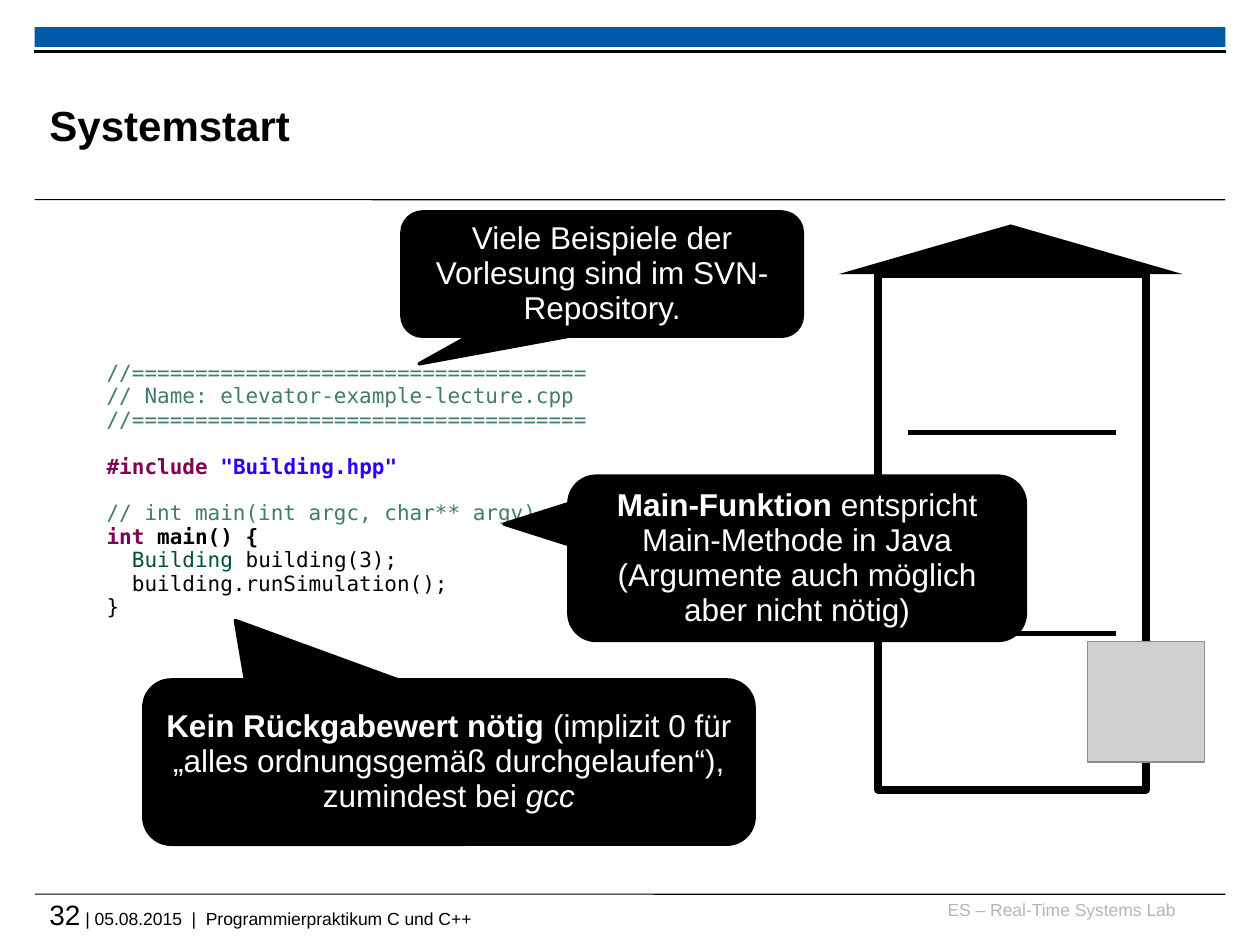
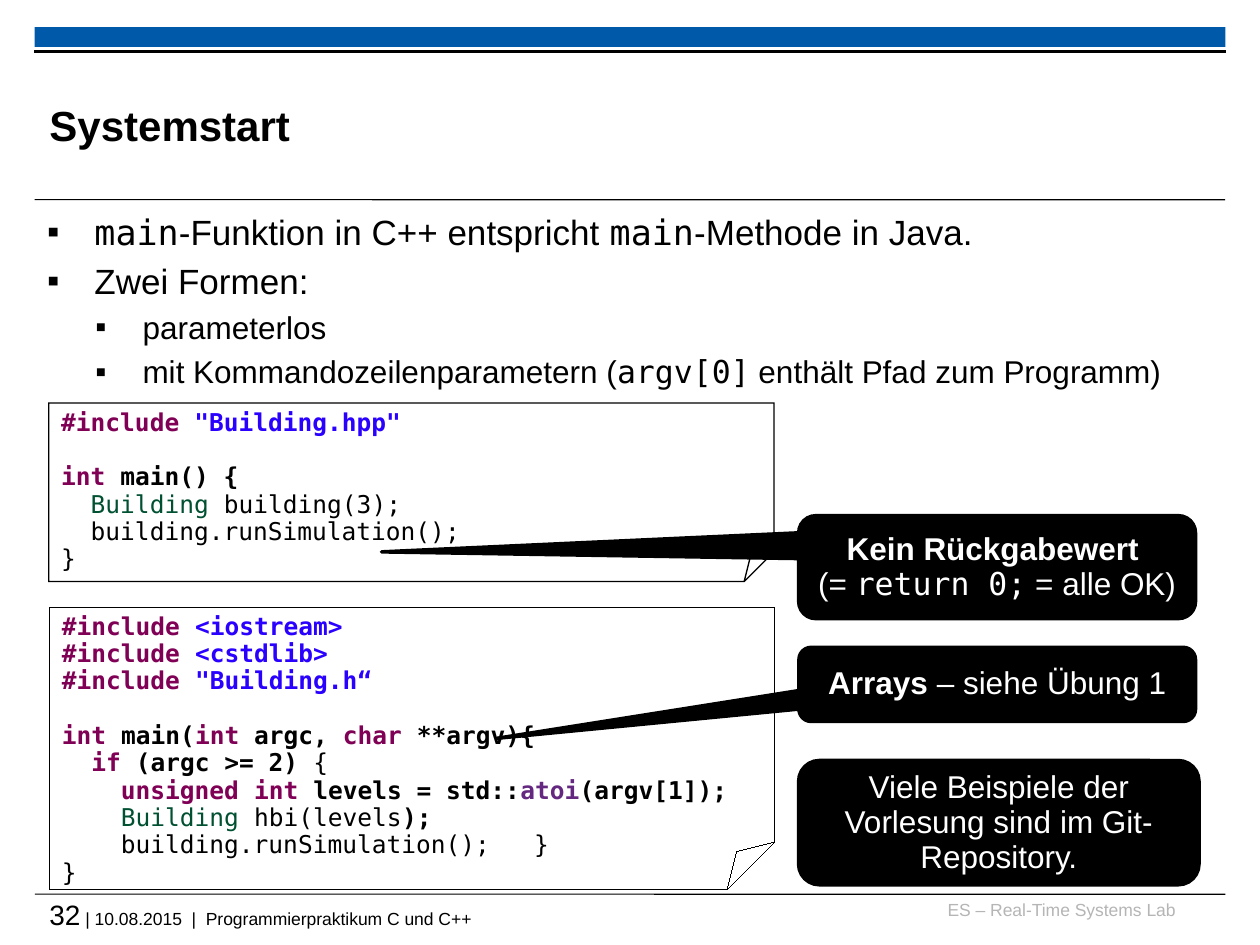
Before and after one commit to h82k/tud-cppp, a slide deck: slide 32 of vorlesung/cppp_lecture.pptx. Drawn at 1260x945 pixels with LibreOffice and Linux fonts; fonts in the diff are those of the drawing; grey boxes stand for pictures; background and template pictures are left out. Boxes give left, top, right and bottom in pixels: in the first picture for what was removed or moved away, otherwise in the second. Text is boxed around its words. In the diff, an @@ line names an element or a change of style, - is before the commit and + after.

Commit message:
Working on slides

```diff
--- a/vorlesung/cppp_lecture.pptx
+++ b/vorlesung/cppp_lecture.pptx
@@ text added at [94, 218, 1161, 389], 18 pt, text #000000 @@
+▪ main-Funktion in C++ entspricht main-Methode in Java.
+▪ Zwei Formen:
+  ▪ parameterlos
+  ▪ mit Kommandozeilenparametern (argv[0] enthält Pfad zum Programm)
@@ triangle removed at [839, 224, 1183, 273] @@
@@ rounded rectangle removed at [878, 275, 1147, 790] @@
@@ text in folded corner at [145, 387, 574, 408]: paragraphs removed @@
-//====================================
-// Name: elevator-example-lecture.cpp
-//====================================
@@ folded corner "#include "Building.hpp"": place and size @@
-folded corner "#include "Building.hpp"" at [107, 387, 574, 596]
+folded corner "#include "Building.hpp"" at [49, 403, 775, 582]
@@ folded corner "#include "Building.hpp"" at [49, 403, 775, 582]: size 12 to 14 pt; outline none to #000000 0.75 pt @@
@@ line removed from (907, 433) to (1116, 433) @@
@@ rounded speech box removed at [570, 476, 1026, 640] @@
-Main-Funktion entspricht Main-Methode in Java (Argumente auch möglich aber nicht nötig)
@@ text in folded corner at [145, 504, 536, 525]: paragraph removed @@
-// int main(int argc, char** argv)
@@ rounded speech box "Kein Rückgabewert (= return 0; ...": place and size @@
-rounded speech box "Kein Rückgabewert (= return 0; ..." at [144, 680, 753, 844]
+rounded speech box "Kein Rückgabewert (= return 0; ..." at [799, 515, 1196, 619]
@@ rounded speech box "Kein Rückgabewert (= return 0; ..." at [799, 515, 1196, 619]: proportions changed @@
@@ text in rounded speech box at [847, 537, 1176, 601]: text changed @@
-Kein Rückgabewert nötig (implizit 0 für „alles ordnungsgemäß durchgelaufen“), zumindest bei gcc
+Kein Rückgabewert
+(= return 0; = alle OK)
@@ folded corner added at [49, 607, 774, 890], outline #000000 0.75 pt, 14 pt, text #000000, bold @@
+#include <iostream>
+#include <cstdlib>
+#include "Building.h“
+int main(int argc, char **argv){
+if (argc >= 2) {
+unsigned int levels = std::atoi(argv[1]);
+Building hbi(levels);
+building.runSimulation(); }
+}
@@ rounded speech box added at [799, 648, 1196, 722], fill #000000, outline #000000 2 pt, 18 pt, text #FFFFFF @@
+Arrays – siehe Übung 1
@@ line removed from (907, 634) to (1116, 634) @@
@@ picture removed at [1087, 641, 1205, 762] @@
@@ rounded rectangle "Viele Beispiele der Vorlesung sind ...": place and size @@
-rounded rectangle "Viele Beispiele der Vorlesung sind ..." at [402, 212, 803, 336]
+rounded rectangle "Viele Beispiele der Vorlesung sind ..." at [799, 761, 1200, 886]
@@ rounded rectangle "Viele Beispiele der Vorlesung sind ..." at [799, 761, 1200, 886]: rounded speech box to rounded rectangle @@
@@ text in rounded rectangle at [845, 775, 1153, 874]: text changed @@
-Viele Beispiele der Vorlesung sind im SVN-Repository.
+Viele Beispiele der Vorlesung sind im Git-Repository.
@@ text at [49, 905, 471, 929]: text changed @@
-32 | 05.08.2015 | Programmierpraktikum C und C++
+32 | 10.08.2015 | Programmierpraktikum C und C++
```
Also in this commit, not shown: 70 other slides changed, 1 slide added, 1 slide removed, 1 other file.
